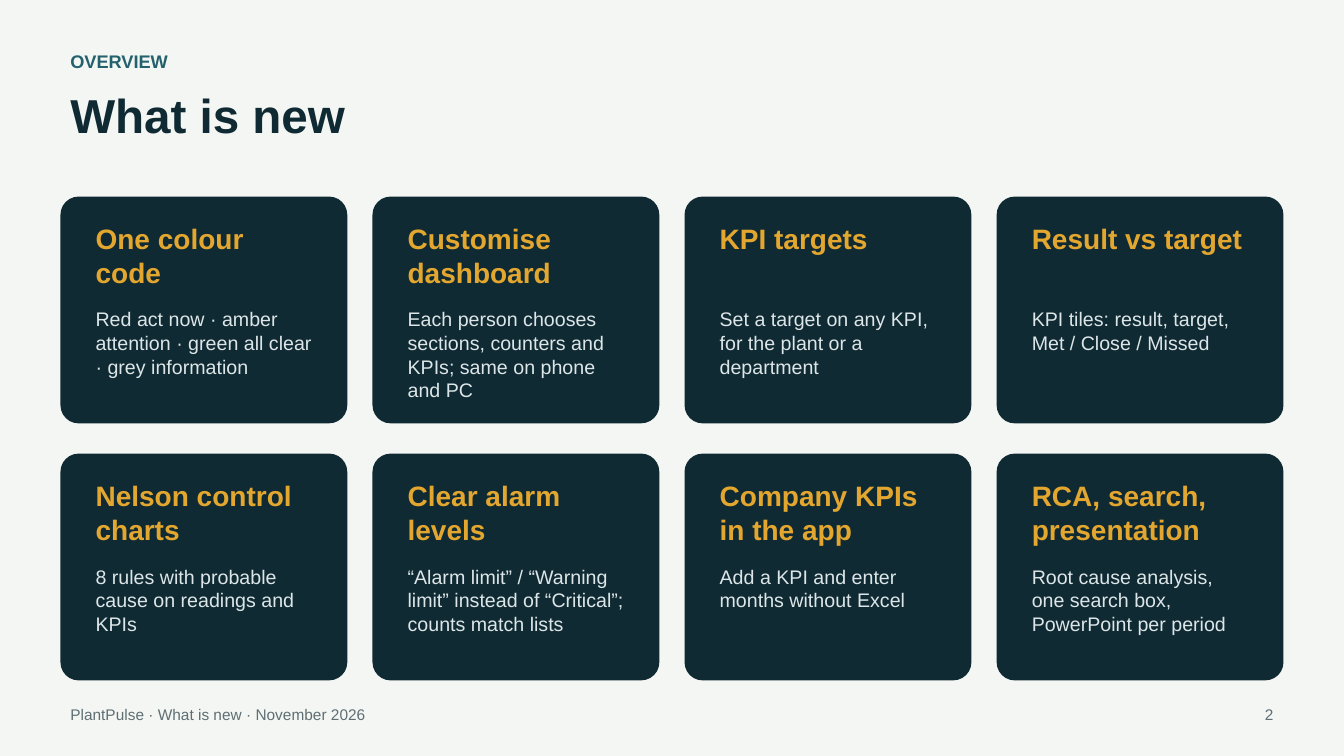
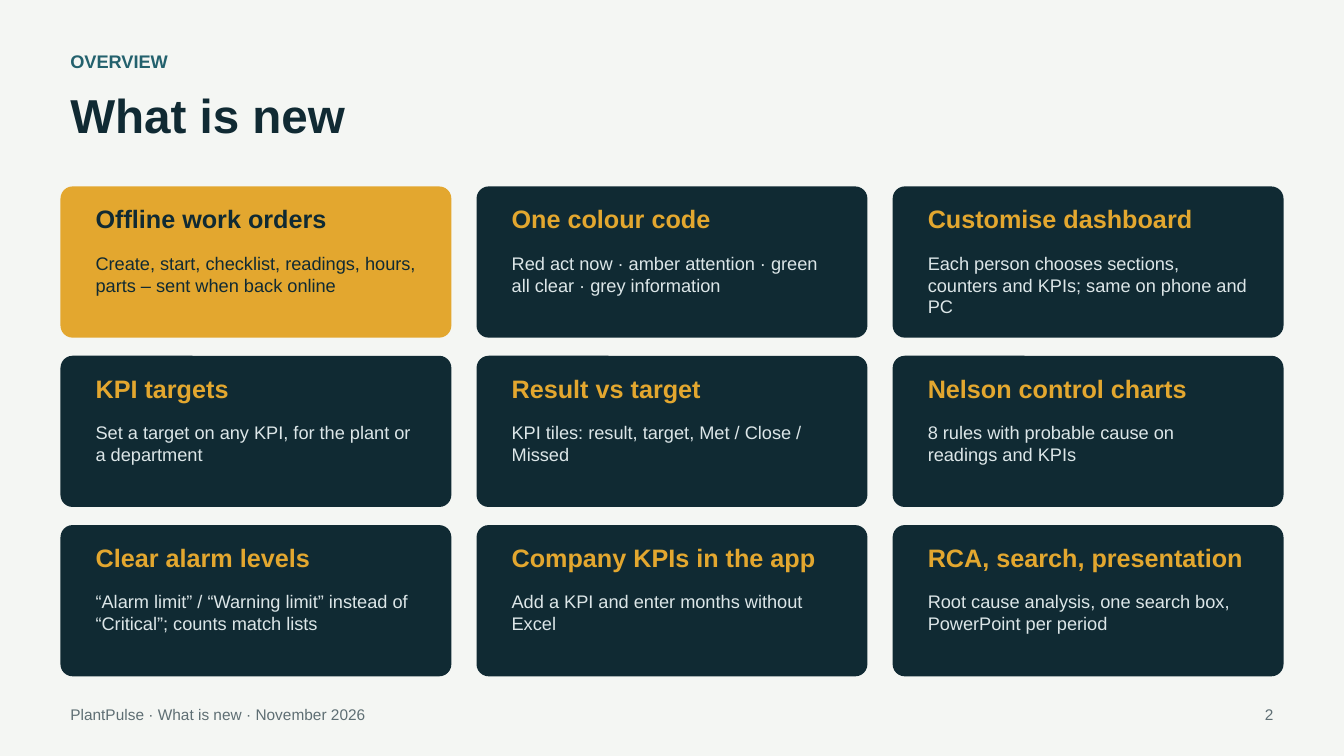
Before and after one commit to tarekgebaly976/PlantPulse, a slide deck: slide 2 of docs/guides/PlantPulse_Whats_New_2026-11.pptx. Drawn at 1344x756 pixels with LibreOffice and Linux fonts; fonts in the diff are those of the drawing. Boxes give left, top, right and bottom in pixels: in the first picture for what was removed or moved away, otherwise in the second. Text is boxed around its words. In the diff, an @@ line names an element or a change of style, - is before the commit and + after.

```diff
--- a/docs/guides/PlantPulse_Whats_New_2026-11.pptx
+++ b/docs/guides/PlantPulse_Whats_New_2026-11.pptx
@@ rounded rectangle: place and size @@
-rounded rectangle at [60, 197, 348, 423]
+rounded rectangle at [60, 187, 452, 338]
@@ rounded rectangle at [60, 187, 452, 338]: fill #102A33 to #E3A72F @@
@@ text added at [96, 209, 326, 229], 18 pt, text #102A33, bold @@
+Offline work orders
@@ rounded rectangle: place and size @@
-rounded rectangle at [373, 197, 660, 423]
+rounded rectangle at [477, 187, 868, 338]
@@ text "One colour code": place and size @@
-text "One colour code" at [96, 228, 244, 284]
+text "One colour code" at [512, 209, 711, 229]
@@ rounded rectangle: place and size @@
-rounded rectangle at [685, 197, 972, 423]
+rounded rectangle at [893, 187, 1285, 338]
@@ text "Customise dashboard": place and size @@
-text "Customise dashboard" at [408, 228, 551, 284]
+text "Customise dashboard" at [928, 209, 1192, 229]
@@ text added at [96, 256, 415, 296], 13 pt, text #102A33 @@
+Create, start, checklist, readings, hours, parts – sent when back online
@@ text "Red act now · amber ...": place and size @@
-text "Red act now · amber ..." at [96, 311, 312, 378]
+text "Red act now · amber ..." at [512, 256, 818, 296]
@@ text "Each person chooses sections, counters ...": place and size @@
-text "Each person chooses sections, counters ..." at [408, 311, 604, 397]
+text "Each person chooses sections, counters ..." at [928, 256, 1246, 313]
@@ rounded rectangle: place and size @@
-rounded rectangle at [997, 197, 1285, 423]
+rounded rectangle at [60, 356, 452, 507]
@@ rounded rectangle: place and size @@
-rounded rectangle at [60, 454, 348, 681]
+rounded rectangle at [477, 356, 868, 507]
@@ rounded rectangle: place and size @@
-rounded rectangle at [373, 454, 660, 681]
+rounded rectangle at [893, 356, 1285, 507]
@@ text "KPI targets": place and size @@
-text "KPI targets" at [720, 229, 867, 254]
+text "KPI targets" at [96, 380, 229, 403]
@@ text "Result vs target": place and size @@
-text "Result vs target" at [1032, 228, 1242, 254]
+text "Result vs target" at [512, 379, 701, 403]
@@ size 20 to 18 pt in 8 elements at [928, 548, 1243, 573], [512, 548, 815, 573], [96, 548, 310, 568], [512, 209, 711, 229], [928, 209, 1192, 229], [96, 380, 229, 403], [512, 379, 701, 403], [928, 379, 1187, 399] @@
@@ text "Nelson control charts": place and size @@
-text "Nelson control charts" at [96, 485, 292, 541]
+text "Nelson control charts" at [928, 379, 1187, 399]
@@ text "Set a target on any ...": place and size @@
-text "Set a target on any ..." at [720, 312, 928, 378]
+text "Set a target on any ..." at [96, 425, 410, 465]
@@ text "KPI tiles: result, target, Met ...": place and size @@
-text "KPI tiles: result, target, Met ..." at [1032, 311, 1229, 350]
+text "KPI tiles: result, target, Met ..." at [512, 425, 791, 461]
@@ size 14 to 13 pt in 8 elements at [928, 594, 1229, 634], [512, 594, 803, 630], [96, 594, 408, 633], [512, 256, 818, 296], [928, 256, 1246, 313], [96, 425, 410, 465], [512, 425, 791, 461], [928, 425, 1174, 465] @@
@@ text "8 rules with probable cause ...": place and size @@
-text "8 rules with probable cause ..." at [96, 569, 294, 631]
+text "8 rules with probable cause ..." at [928, 425, 1174, 465]
@@ rounded rectangle: place and size @@
-rounded rectangle at [685, 454, 972, 681]
+rounded rectangle at [60, 525, 452, 677]
@@ text "Clear alarm levels": place and size @@
-text "Clear alarm levels" at [408, 485, 560, 541]
+text "Clear alarm levels" at [96, 548, 310, 568]
@@ rounded rectangle: place and size @@
-rounded rectangle at [997, 454, 1285, 681]
+rounded rectangle at [477, 525, 868, 677]
@@ text "Company KPIs in the app": place and size @@
-text "Company KPIs in the app" at [720, 486, 917, 545]
+text "Company KPIs in the app" at [512, 548, 815, 573]
@@ rounded rectangle added at [893, 525, 1285, 677], fill #102A33 @@
@@ text "RCA, search, presentation": place and size @@
-text "RCA, search, presentation" at [1032, 485, 1206, 545]
+text "RCA, search, presentation" at [928, 548, 1243, 573]
@@ text "“Alarm limit” / “Warning limit” ...": place and size @@
-text "“Alarm limit” / “Warning limit” ..." at [408, 569, 623, 631]
+text "“Alarm limit” / “Warning limit” ..." at [96, 594, 408, 633]
@@ text "Add a KPI and enter ...": place and size @@
-text "Add a KPI and enter ..." at [720, 569, 905, 607]
+text "Add a KPI and enter ..." at [512, 594, 803, 630]
@@ text "Root cause analysis, one search ...": place and size @@
-text "Root cause analysis, one search ..." at [1032, 569, 1226, 635]
+text "Root cause analysis, one search ..." at [928, 594, 1229, 634]
```
Also in this commit, not shown: 9 other slides changed, 1 slide added, 7 other files.
